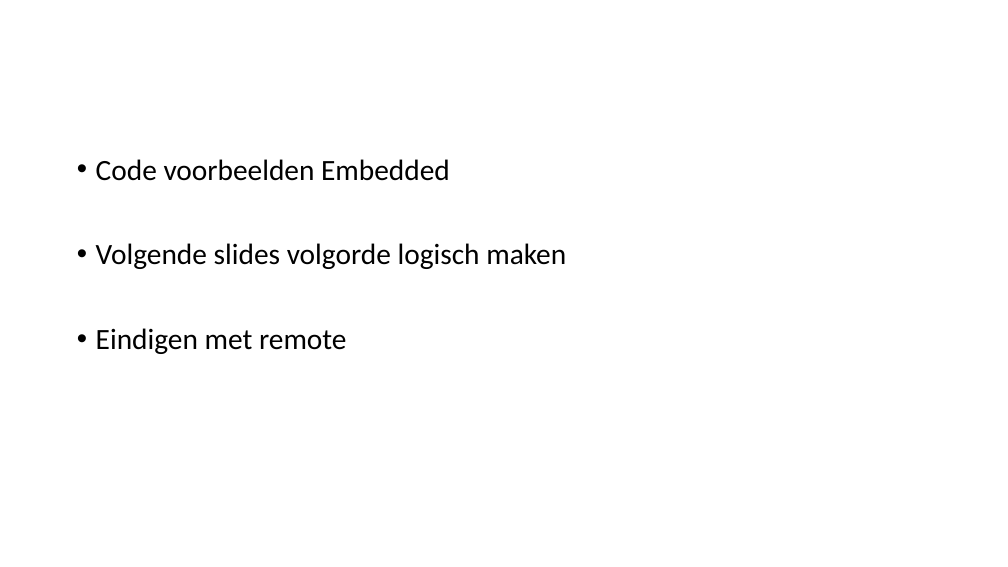
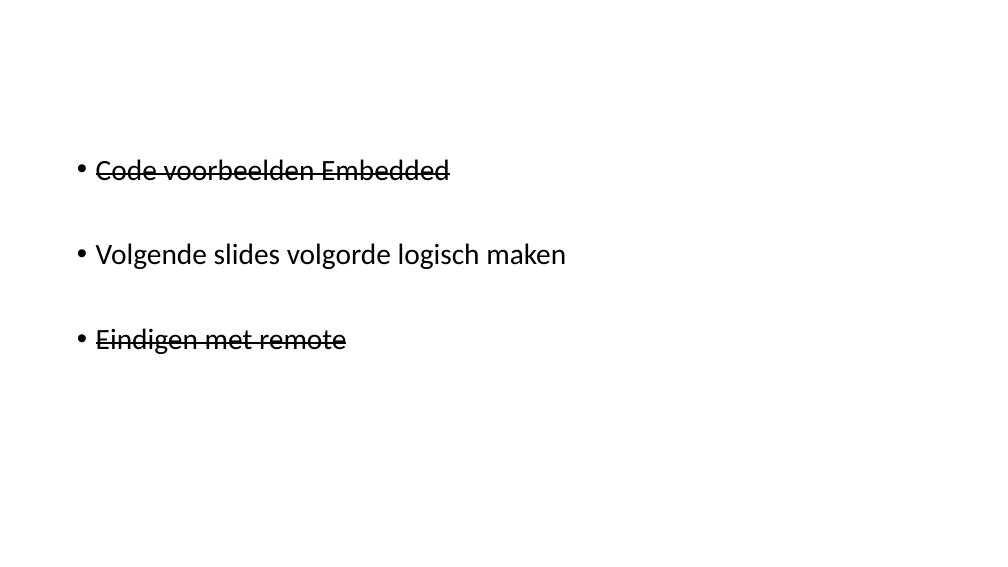
Before and after one commit to DennisVlaanderen/camunda-hands-on-workshop, a slide deck: slide 15 of Presentatie/Camunda_Brooks_JDI.pptx. Drawn at 1008x567 pixels with LibreOffice and Linux fonts; fonts in the diff are those of the drawing. Boxes give left, top, right and bottom in pixels: in the first picture for what was removed or moved away, otherwise in the second. Text is boxed around its words. In the diff, an @@ line names an element or a change of style, - is before the commit and + after.

```diff
--- a/Presentatie/Camunda_Brooks_JDI.pptx
+++ b/Presentatie/Camunda_Brooks_JDI.pptx
@@ text at [96,159,450,354]: strikethrough on in "Code voorbeelden Embedded", "Eindigen met remote" @@
```
Also in this commit, not shown: 3 other slides changed, 6 slides added, 2 slides removed.
